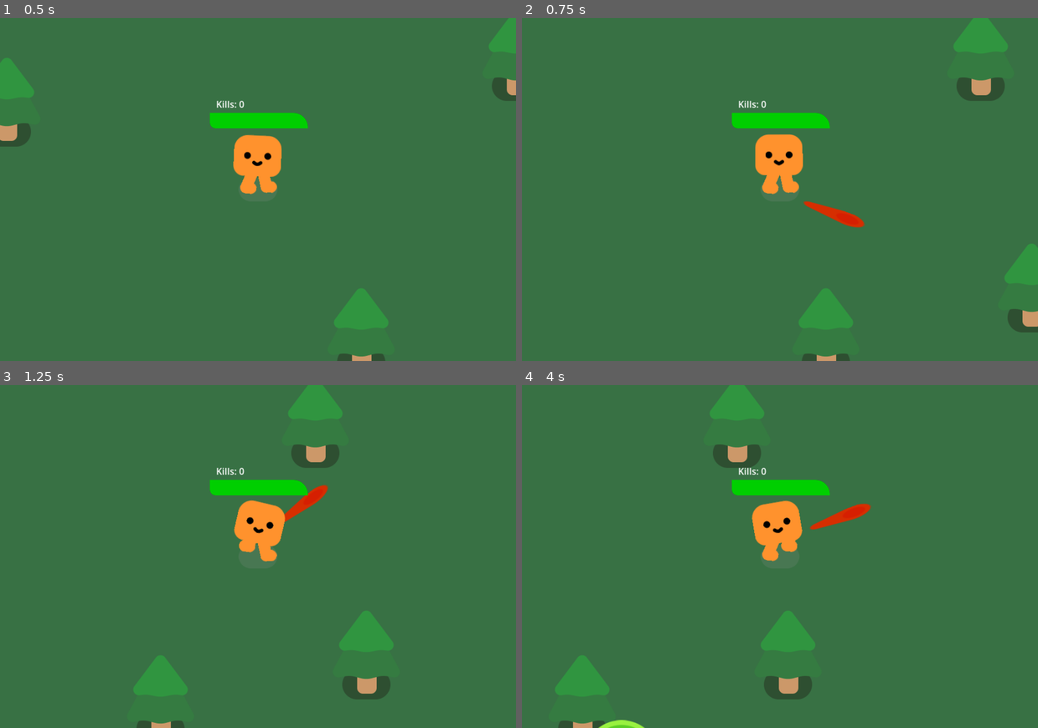
Above: before the commit, frames 1-4 (two rows, left to right).
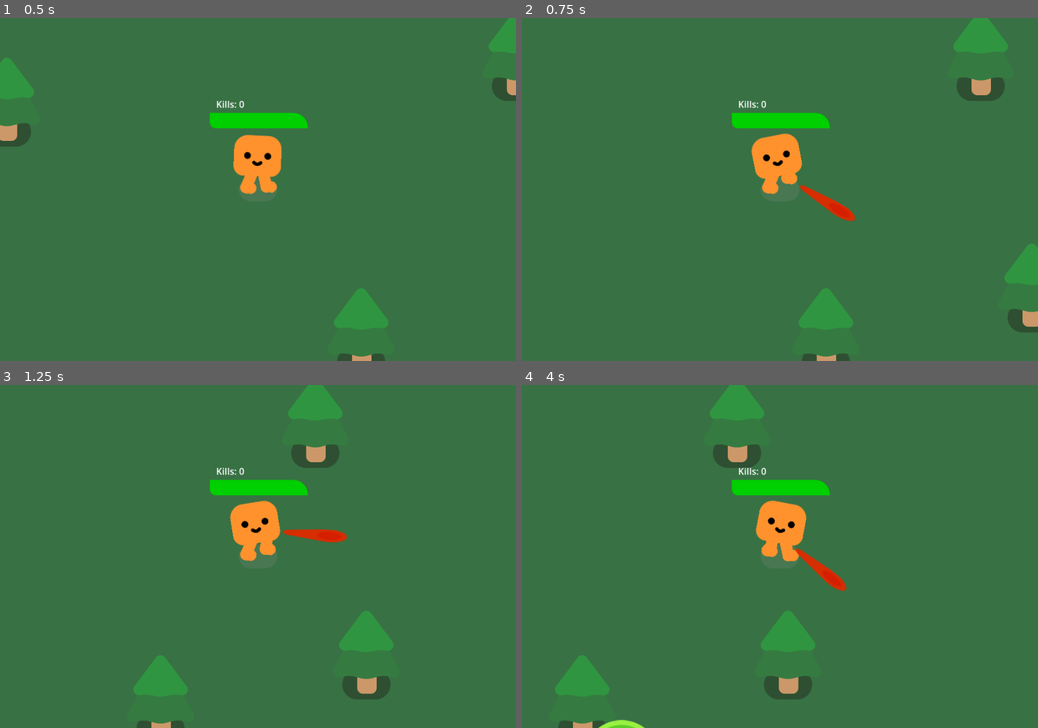
Above: after the commit, the same moments.

Repository: JoshWannaPaas/Survivors-Test
Game: Godot game, scene res://survivors_like.tscn
Two runs of this game, one before a commit and one after it. Both use one fixed random seed, a clock stepped at 60 frames per second and the inputs below.
Inputs (mouse positions are in pixels of both pictures, inside the frame that each line leads up to):
- Up to frame 1 (0.5 s): no input
- Up to frame 2 (0.75 s): move the mouse to (893, 172) at 0.52 s; hold D (move_right) from 0.53 s (still down); hold Space (attack) from 0.53 s (still down)
- Up to frame 3 (1.25 s): keep holding D (move_right); keep holding Space (attack)
- Up to frame 4 (4 s): move the mouse to (676, 573) at 1.27 s; release D (move_right) at 1.28 s; release Space (attack) at 1.28 s; hold S (move_down) 1.28-2.03 s; tap Space (attack) at 1.35, 2.85 s; move the mouse to (831, 481) at 2.02 s; hold D (move_right) 2.03-2.78 s; hold Space (attack) 2.03-2.78 s; move the mouse to (754, 625) at 2.77 s; hold W (move_up) 2.78-3.53 s; move the mouse to (934, 607) at 3.52 s; hold A (move_left) from 3.53 s (still down); hold Space (attack) from 3.53 s (still down)

Frame 1 is identical in both runs. In frame 2, 0.9% of the frame differs, in the area x 44-67%, y 33-62%; in frame 3, 1.3%, in the area x 44-68%, y 29-52%; in frame 4, 1.3%.

Commit message:
feat: manual melee attack

Diff:
--- a/player.gd
+++ b/player.gd
@@ -6,8 +6,8 @@
 @export var health: float = 100.0
 @export var damage_rate: float = 10.0
 @export var killCount = 0
-@onready var weapon = %Weapon
-@onready var weaponAnim = get_node("/root/Game/Player/Weapon/Sword/AnimationPlayer")
+var canAttack = true
+
 
 func _process(delta: float) -> void:
 	%KillCount.set("text", "Kills: " + str(killCount))
@@ -18,13 +18,19 @@
 	move_and_slide()
 
 	if Input.is_action_pressed("attack"):
-		weapon.visible = true
-		weaponAnim.play("swing")
-		await weaponAnim.animation_finished
-		weapon.visible = false
+		if canAttack:
+			canAttack = false
+			%WeaponCooldown.start()
+			const WEAPON = preload("res://sword.tscn")
+			var new_weapon = WEAPON.instantiate()
+			%WeaponAnchor.add_child(new_weapon)
+			new_weapon.global_position = %WeaponAnchor.global_position
+			new_weapon.look_at(new_weapon.get_global_mouse_position())
+			new_weapon.set_rotation_degrees(new_weapon.get_rotation_degrees() + 90)
+
+
 
 	if velocity.length() > 0:
-		#get_node("HappyBoo").play_walk_animation()
 		%HappyBoo.play_walk_animation()
 	else:
 		%HappyBoo.play_idle_animation()
@@ -35,3 +41,9 @@
 		%HealthBar.value = health
 		if health <= 0.0:
 			health_depleted.emit()
+
+
+func _on_weapon_cooldown_timeout() -> void:
+	if canAttack == false:
+		canAttack = true
+		print("Can Attack!")
--- a/player.tscn
+++ b/player.tscn
@@ -1,8 +1,7 @@
-[gd_scene load_steps=8 format=3 uid="uid://cp6husw3f38ok"]
+[gd_scene load_steps=7 format=3 uid="uid://cp6husw3f38ok"]
 
 [ext_resource type="PackedScene" uid="uid://pbmyh1qru7p" path="res://characters/happy_boo/happy_boo.tscn" id="1_q7wpq"]
 [ext_resource type="Script" path="res://player.gd" id="1_ulk73"]
-[ext_resource type="PackedScene" uid="uid://m3jlogembag4" path="res://sword.tscn" id="3_311iw"]
 
 [sub_resource type="CircleShape2D" id="CircleShape2D_nf5p4"]
 radius = 25.02
@@ -24,13 +23,6 @@
 motion_mode = 1
 platform_floor_layers = 4294901760
 script = ExtResource("1_ulk73")
-
-[node name="Weapon" type="Node2D" parent="."]
-unique_name_in_owner = true
-visible = false
-
-[node name="Sword" parent="Weapon" instance=ExtResource("3_311iw")]
-position = Vector2(0, -10)
 
 [node name="HappyBoo" parent="." instance=ExtResource("1_q7wpq")]
 unique_name_in_owner = true
@@ -70,3 +62,13 @@
 offset_right = 64.0
 offset_bottom = -138.0
 text = "Kills: 0"
+
+[node name="WeaponAnchor" type="Marker2D" parent="."]
+unique_name_in_owner = true
+position = Vector2(0, -46)
+
+[node name="WeaponCooldown" type="Timer" parent="."]
+unique_name_in_owner = true
+wait_time = 0.25
+
+[connection signal="timeout" from="WeaponCooldown" to="." method="_on_weapon_cooldown_timeout"]
--- a/survivors_like.tscn
+++ b/survivors_like.tscn
@@ -25,9 +25,6 @@
 [node name="Player" parent="." instance=ExtResource("1_ewt0r")]
 position = Vector2(937, 587)
 speed = 500
-health = 100.0
-damage_rate = 10.0
-killCount = 0
 
 [node name="Path2D" type="Path2D" parent="Player"]
 position = Vector2(-937, -587)
--- a/sword.gd
+++ b/sword.gd
@@ -1,11 +1,11 @@
 extends Area2D
 
-
-func _physics_process(delta: float) -> void:
-	look_at(get_global_mouse_position())
-	set_rotation_degrees(get_rotation_degrees() + 90)
+func _ready() -> void:
+	var weaponAnim = %AnimationPlayer
+	weaponAnim.play("swing")
+	await weaponAnim.animation_finished
+	queue_free()
 
 func _on_body_entered(body: Node2D) -> void:
 	if body.has_method("take_damage"):
 		body.take_damage()
-		print("Enemy Hit!")
--- a/sword.tscn
+++ b/sword.tscn
@@ -3,8 +3,56 @@
 [ext_resource type="Script" path="res://sword.gd" id="1_vm21f"]
 [ext_resource type="Texture2D" uid="uid://dftkbqwsfd68r" path="res://pistol/projectile.png" id="2_8nxox"]
 
-[sub_resource type="RectangleShape2D" id="RectangleShape2D_5ml63"]
-size = Vector2(21, 99)
+[sub_resource type="Animation" id="Animation_517y2"]
+length = 0.001
+tracks/0/type = "value"
+tracks/0/imported = false
+tracks/0/enabled = true
+tracks/0/path = NodePath("CollisionShape2D:position")
+tracks/0/interp = 1
+tracks/0/loop_wrap = true
+tracks/0/keys = {
+"times": PackedFloat32Array(0),
+"transitions": PackedFloat32Array(1),
+"update": 0,
+"values": [Vector2(-62, -92)]
+}
+tracks/1/type = "value"
+tracks/1/imported = false
+tracks/1/enabled = true
+tracks/1/path = NodePath("Projectile:position")
+tracks/1/interp = 1
+tracks/1/loop_wrap = true
+tracks/1/keys = {
+"times": PackedFloat32Array(0),
+"transitions": PackedFloat32Array(1),
+"update": 0,
+"values": [Vector2(-60, -90)]
+}
+tracks/2/type = "value"
+tracks/2/imported = false
+tracks/2/enabled = true
+tracks/2/path = NodePath("Projectile:rotation")
+tracks/2/interp = 1
+tracks/2/loop_wrap = true
+tracks/2/keys = {
+"times": PackedFloat32Array(0),
+"transitions": PackedFloat32Array(1),
+"update": 0,
+"values": [-2.0944]
+}
+tracks/3/type = "value"
+tracks/3/imported = false
+tracks/3/enabled = true
+tracks/3/path = NodePath("CollisionShape2D:rotation")
+tracks/3/interp = 1
+tracks/3/loop_wrap = true
+tracks/3/keys = {
+"times": PackedFloat32Array(0),
+"transitions": PackedFloat32Array(1),
+"update": 0,
+"values": [-0.523599]
+}
 
 [sub_resource type="Animation" id="Animation_3itea"]
 resource_name = "swing"
@@ -59,67 +107,25 @@
 "values": [-0.698132, 0.0, 0.698132]
 }
 
-[sub_resource type="Animation" id="Animation_517y2"]
-length = 0.001
-tracks/0/type = "value"
-tracks/0/imported = false
-tracks/0/enabled = true
-tracks/0/path = NodePath("CollisionShape2D:position")
-tracks/0/interp = 1
-tracks/0/loop_wrap = true
-tracks/0/keys = {
-"times": PackedFloat32Array(0),
-"transitions": PackedFloat32Array(1),
-"update": 0,
-"values": [Vector2(-62, -92)]
-}
-tracks/1/type = "value"
-tracks/1/imported = false
-tracks/1/enabled = true
-tracks/1/path = NodePath("Projectile:position")
-tracks/1/interp = 1
-tracks/1/loop_wrap = true
-tracks/1/keys = {
-"times": PackedFloat32Array(0),
-"transitions": PackedFloat32Array(1),
-"update": 0,
-"values": [Vector2(-60, -90)]
-}
-tracks/2/type = "value"
-tracks/2/imported = false
-tracks/2/enabled = true
-tracks/2/path = NodePath("Projectile:rotation")
-tracks/2/interp = 1
-tracks/2/loop_wrap = true
-tracks/2/keys = {
-"times": PackedFloat32Array(0),
-"transitions": PackedFloat32Array(1),
-"update": 0,
-"values": [-2.0944]
-}
-tracks/3/type = "value"
-tracks/3/imported = false
-tracks/3/enabled = true
-tracks/3/path = NodePath("CollisionShape2D:rotation")
-tracks/3/interp = 1
-tracks/3/loop_wrap = true
-tracks/3/keys = {
-"times": PackedFloat32Array(0),
-"transitions": PackedFloat32Array(1),
-"update": 0,
-"values": [-0.523599]
-}
-
 [sub_resource type="AnimationLibrary" id="AnimationLibrary_uu4vo"]
 _data = {
 "RESET": SubResource("Animation_517y2"),
 "swing": SubResource("Animation_3itea")
 }
 
+[sub_resource type="RectangleShape2D" id="RectangleShape2D_5ml63"]
+size = Vector2(21, 99)
+
 [node name="Sword" type="Area2D"]
 collision_layer = 0
 collision_mask = 3
 script = ExtResource("1_vm21f")
+
+[node name="AnimationPlayer" type="AnimationPlayer" parent="."]
+unique_name_in_owner = true
+libraries = {
+"": SubResource("AnimationLibrary_uu4vo")
+}
 
 [node name="CollisionShape2D" type="CollisionShape2D" parent="."]
 position = Vector2(-62, -92)
@@ -135,9 +141,4 @@
 
 [node name="WeaponPivot" type="Marker2D" parent="."]
 
-[node name="AnimationPlayer" type="AnimationPlayer" parent="."]
-libraries = {
-"": SubResource("AnimationLibrary_uu4vo")
-}
-
 [connection signal="body_entered" from="." to="." method="_on_body_entered"]
